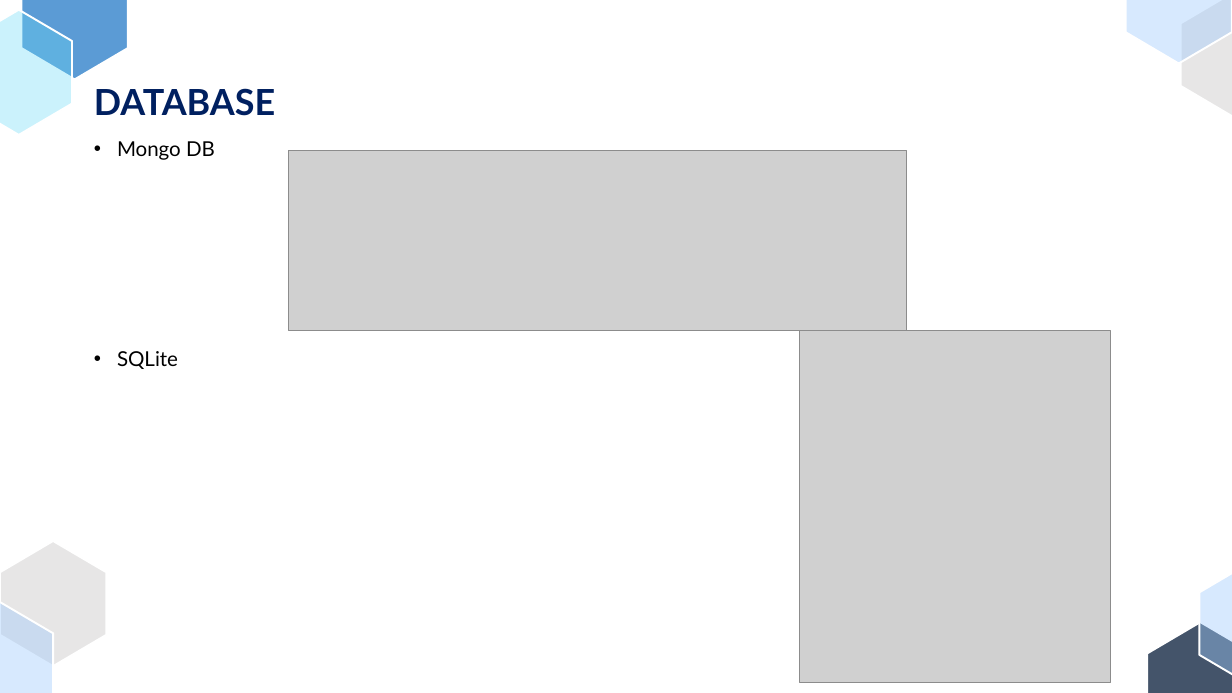
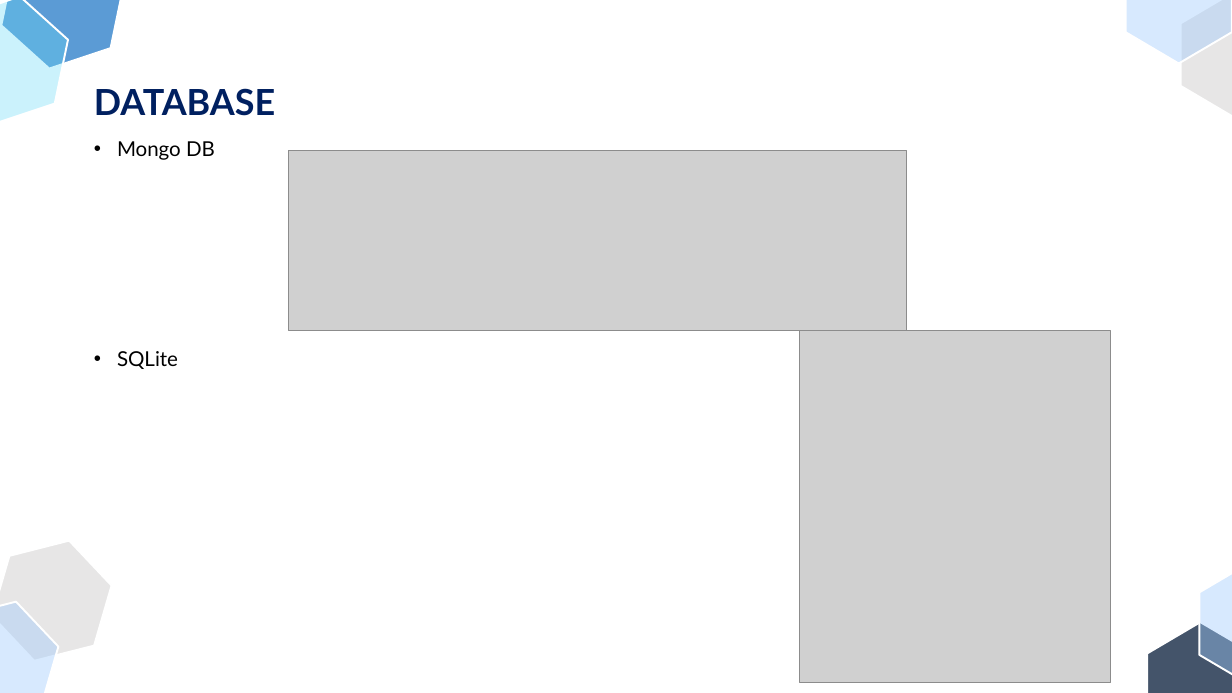
Before and after one commit to taimoor0078/Programming-20054191-, a slide deck: slide 11 of Final Presentation.pptx. Drawn at 1232x693 pixels with LibreOffice and Linux fonts; fonts in the diff are those of the drawing; grey boxes stand for pictures. Boxes give left, top, right and bottom in pixels: in the first picture for what was removed or moved away, otherwise in the second. Text is boxed around its words. In the diff, an @@ line names an element or a change of style, - is before the commit and + after.

```diff
--- a/Final Presentation.pptx
+++ b/Final Presentation.pptx
@@ freeform shape at (0,0,130,80): rotation 0 to 11 degrees; outline redrawn @@
@@ freeform shape at (0,0,75,136): rotation 0 to 11 degrees; outline redrawn @@
@@ freeform shape at (0,526,120,675): rotation 0 to 16 degrees; outline redrawn @@
@@ freeform shape at (0,587,67,693): rotation 0 to 16 degrees; outline redrawn @@
```
Also in this commit, not shown: 6 other slides changed, 1 slide added, 1 slide removed.
